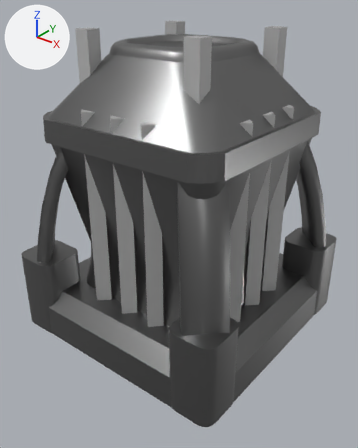
Two versions of the FBX model SlidingTower/Assets/Prefab/Mesh/Buildingx/v2/Tower_Unwrap.fbx, one commit apart.
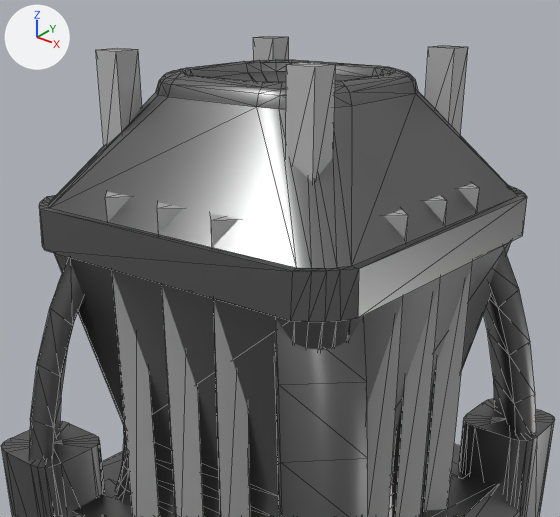
There are two pictures of each version: one whole from a camera (50 mm lens) standing at (0.194, -0.248, 0.225) and looking at (0.004, -0.011, 0.078), one close up on the part from 6% to 95% of the width and 0% to 66% of the height. Arrows for +X, +Y and +Z are at upper left; the lights stay in place. The close-ups show mesh edges as thin lines. Where no turn or scale is listed for an object, it has been applied to the vertices.
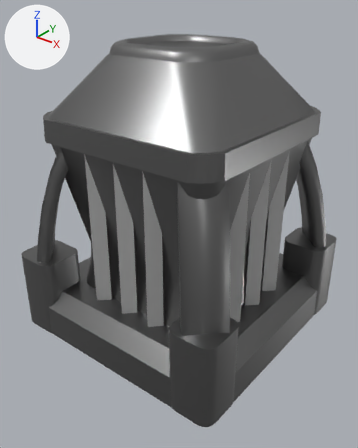
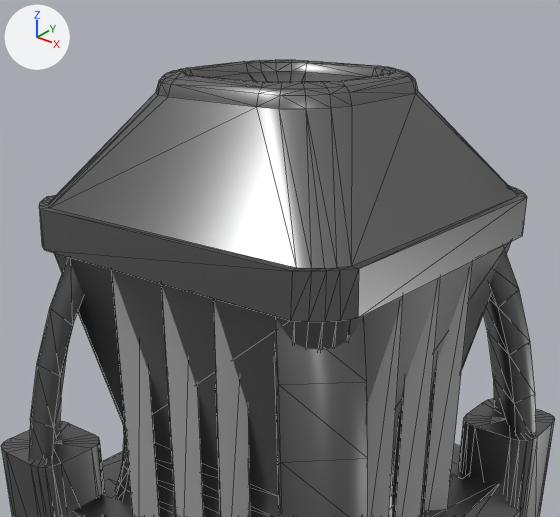
Boxes (x1, y1, x2, y2) around the edits, measured in the close-ups (560 x 517 px; the box of a moved part takes in the faces that stretch with it):
'Box222', reshaped
    before: (1, 36, 555, 517)
    after: (1, 60, 555, 517)
part 1 of me_mesh, moved or reshaped
    before: (392, 195, 447, 517)
    after: (392, 283, 440, 517)
part 2 of me_mesh, moved or reshaped
    before: (422, 184, 480, 510)
    after: (422, 266, 472, 510)
part 3 of me_mesh, moved or reshaped
    before: (367, 209, 408, 517)
    after: (367, 300, 403, 517)
part 4 of me_mesh, moved or reshaped
    before: (157, 202, 203, 517)
    after: (162, 287, 203, 517)
part 5 of me_mesh, moved or reshaped
    before: (210, 213, 250, 517)
    after: (214, 302, 250, 517)
part 6 of me_mesh, moved or reshaped
    before: (105, 191, 160, 517)
    after: (112, 272, 160, 517)
part 7 of me_mesh, deleted
    before: (286, 62, 336, 182)
part 8 of me_mesh, deleted
    before: (425, 45, 468, 134)
part 9 of me_mesh, deleted
    before: (253, 36, 289, 61)
part 10 of me_mesh, deleted
    before: (96, 48, 142, 146)

The change, as a diff of the scene's bpy script:
```diff
--- a/SlidingTower/Assets/Prefab/Mesh/Buildingx/v2/Tower_Unwrap.fbx.py
+++ b/SlidingTower/Assets/Prefab/Mesh/Buildingx/v2/Tower_Unwrap.fbx.py
@@ me_mesh @@
 me_mesh.from_pydata(...)  # 748 vertices, 1202 faces; spans x -0.083..0.083, y -0.083..0.083, z 0.0..0.202
 # used by ob_box222; location = (0.0, 0.0, 0.0003)
+# me_mesh part 1: the loose piece of 8 vertices spanning x 0.05..0.064, y -0.007..0.007, z 0.017..0.159 is moved by (0.0, 0.0, -0.015)
+# me_mesh part 2: the loose piece of 8 vertices spanning x 0.05..0.064, y 0.015..0.029, z 0.017..0.159 is moved by (0.0, 0.0, -0.015)
+# me_mesh part 3: the loose piece of 8 vertices spanning x 0.05..0.064, y -0.031..-0.017, z 0.017..0.159 is moved by (0.0, 0.0, -0.015)
+# me_mesh part 4: the loose piece of 8 vertices spanning x -0.007..0.007, y -0.064..-0.05, z 0.017..0.159 is moved by (0.0, 0.0, -0.015)
+# me_mesh part 5: the loose piece of 8 vertices spanning x 0.015..0.029, y -0.064..-0.05, z 0.017..0.159 is moved by (0.0, 0.0, -0.015)
+# me_mesh part 6: the loose piece of 8 vertices spanning x -0.031..-0.017, y -0.064..-0.05, z 0.017..0.159 is moved by (0.0, 0.0, -0.015)
+# me_mesh part 7: the loose piece of 8 vertices spanning x 0.035..0.045, y -0.045..-0.036, z 0.165..0.202 is deleted
+# me_mesh part 8: the loose piece of 8 vertices spanning x 0.035..0.045, y 0.033..0.043, z 0.165..0.202 is deleted
+# me_mesh part 9: the loose piece of 8 vertices spanning x -0.043..-0.033, y 0.033..0.043, z 0.165..0.202 is deleted
+# me_mesh part 10: the loose piece of 8 vertices spanning x -0.045..-0.035, y -0.045..-0.036, z 0.165..0.202 is deleted
 me_mesh.materials.append(mat_material__31)
```
